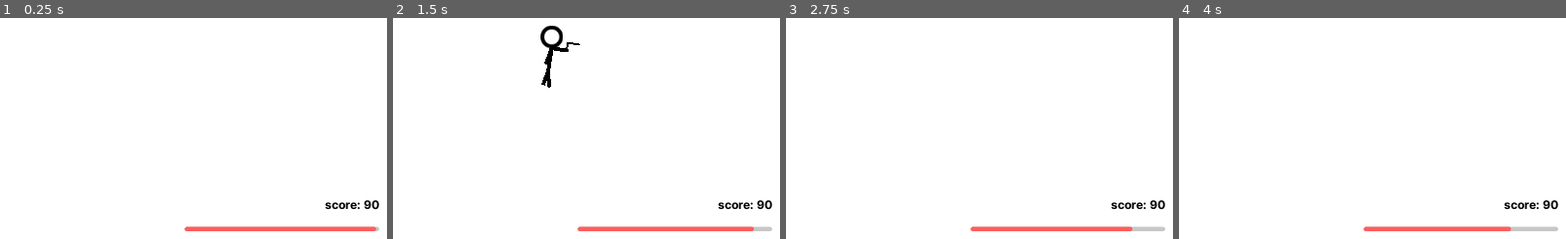
Above: before the commit, frames 1-4 (left to right).
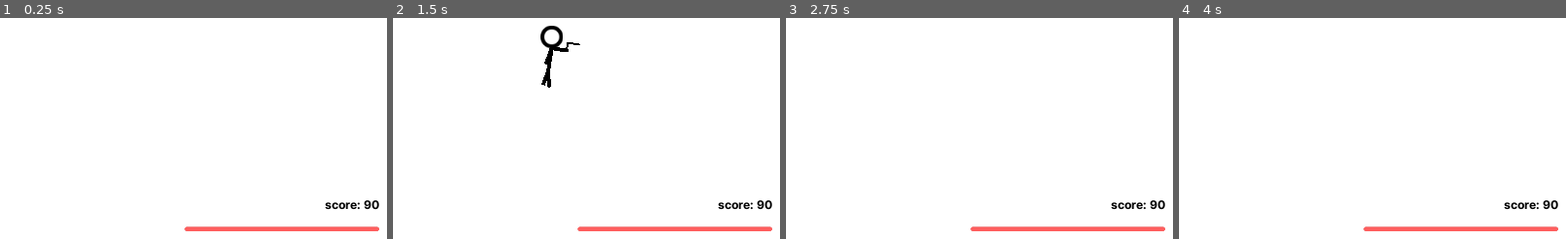
Above: after the commit, the same moments.

Repository: illogicalapple/stickmaniac
Game: Godot game, scene res://Root.tscn
Two runs of this game, one before a commit and one after it. Both use one fixed random seed, a clock stepped at 60 frames per second and the inputs below.
Inputs (mouse positions are % of the whole screen's width and height, from its top left):
- Up to frame 1 (0.25 s): no input
- Up to frame 2 (1.5 s): tap Enter at 0.5 s; move the mouse to (72, 44) at 0.52 s; hold Right (ui_right) 0.53-1.25 s; hold Space (pew_pew) 0.53-1.25 s; click (5, 6) at 1.25 s
- Up to frame 3 (2.75 s): move the mouse to (30, 54) at 2.02 s; hold Down (ui_down) from 2.03 s (still down); tap Space (pew_pew) at 2.1 s
- Up to frame 4 (4 s): move the mouse to (60, 26) at 2.77 s; release Down (ui_down) at 2.78 s; hold Right (ui_right) 2.78-3.53 s; hold Space (pew_pew) 2.78-3.53 s; move the mouse to (45, 69) at 3.52 s; hold Up (ui_up) from 3.53 s (still down); tap Space (pew_pew) at 3.6 s
The pictures show only the part of the screen within x 47-97%, y 44-94%; the shares and areas given below are measured in that part.

The runs differ from the first frame. In frame 1, less than 0.1% of the frame differs, in the area x 96-98%, y 94-97%; in frame 2, 0.1%; in frame 3, 0.2%; in frame 4, 0.3%, in the area x 85-98%, y 94-97%.

Commit message:
tested things
(didn't work)

Diff:
--- a/Root.tscn
+++ b/Root.tscn
@@ -27,5 +27,3 @@
 
 [node name="Music" type="AudioStreamPlayer" parent="SoundPlayer"]
 stream = ExtResource( 6 )
-
-[connection signal="damage" from="Stickmin" to="GUI" method="_on_Stickmin_damage"]
--- a/enemy/Enemy.tscn
+++ b/enemy/Enemy.tscn
@@ -32,7 +32,6 @@
 texture = ExtResource( 1 )
 
 [node name="Hitbox" type="Area2D" parent="."]
-visible = false
 collision_layer = 8
 script = ExtResource( 3 )
 
@@ -41,6 +40,7 @@
 
 [node name="Hurtbox" type="Area2D" parent="."]
 visible = false
+z_index = 1
 collision_layer = 4
 collision_mask = 32
 
--- a/stickmin/Stickmin.gd
+++ b/stickmin/Stickmin.gd
@@ -1,10 +1,19 @@
-extends KinematicBody2D
+extends RigidBody2D
 
 signal damage(amount)
 
-func _process(_delta):
-	emit_signal("damage", 0.1)
+# func _process(_delta):
+#	emit_signal("damage", 0.1) (was for testing)
 
-func _on_Hurtbox_area_entered(body):
+func _ready():
+	set_use_custom_integrator(true)
+	print("ready")
+
+func _on_Hurtbox_area_entered(_body):
 	print("hurt")
 	emit_signal("damage", 10) # change damage amount later
+
+
+func _on_Hurtbox_mouse_entered():
+	emit_signal("damage", 20) # testing
+	print("mouse entered")
--- a/stickmin/Stickmin.tscn
+++ b/stickmin/Stickmin.tscn
@@ -8,19 +8,10 @@
 [ext_resource path="res://stickmin/Stickmin.gd" type="Script" id=6]
 
 [sub_resource type="CircleShape2D" id=1]
-radius = 15.0
+radius = 16.1245
 
-[node name="Stickmin" type="KinematicBody2D"]
+[node name="Stickmin" type="RigidBody2D"]
 script = ExtResource( 6 )
-
-[node name="Hurtbox" type="Area2D" parent="."]
-collision_mask = 8
-__meta__ = {
-"_editor_description_": ""
-}
-
-[node name="CollisionShape2D" type="CollisionShape2D" parent="Hurtbox"]
-shape = SubResource( 1 )
 
 [node name="Head" type="Sprite" parent="."]
 texture = ExtResource( 2 )
@@ -39,5 +30,15 @@
 wait_time = 0.2
 autostart = true
 
+[node name="Hurtbox" type="Area2D" parent="."]
+collision_mask = 8
+__meta__ = {
+"_editor_description_": ""
+}
+
+[node name="CollisionShape2D" type="CollisionShape2D" parent="Hurtbox"]
+shape = SubResource( 1 )
+
+[connection signal="timeout" from="Head/Body/Gun/PewTimer" to="Head/Body/Gun" method="_on_PewTimer_timeout"]
 [connection signal="area_entered" from="Hurtbox" to="." method="_on_Hurtbox_area_entered"]
-[connection signal="timeout" from="Head/Body/Gun/PewTimer" to="Head/Body/Gun" method="_on_PewTimer_timeout"]
+[connection signal="mouse_entered" from="Hurtbox" to="." method="_on_Hurtbox_mouse_entered"]
